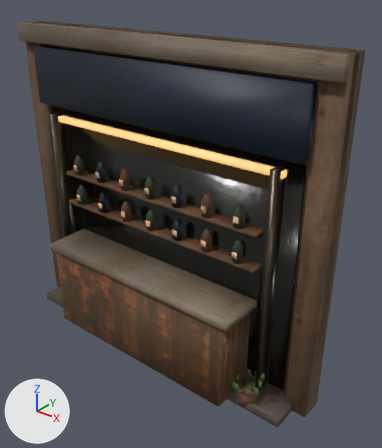
The glTF model examples/game-hanoi-city/assets/hq/buildings/mat_tien_tret_03_lod1.glb: old version first, new version second.
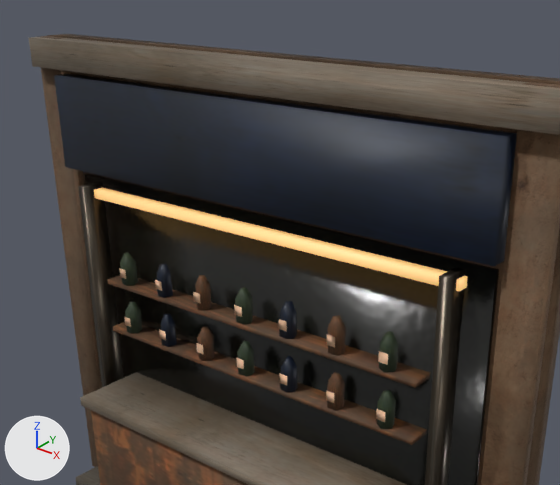
Each version appears first whole from a 50 mm camera at (5.61, -3.98, 4.17) aimed at (2.4, 0.04, 1.68), and next in a close-up on the part from 0% to 90% of the width and 0% to 67% of the height. The lights are fixed; the arrows at lower left show +X, +Y and +Z. The last two pictures show the newer version.

The scene before the commit, as lines of its bpy script (objects in view):
```python
ob_mat_tien_tret_03_001 = bpy.data.objects.new('mat_tien_tret_03.001', me_front_masonry_002)
ob_mat_tien_tret_03_001.location = (0.0, 0.0, 0.0)
```
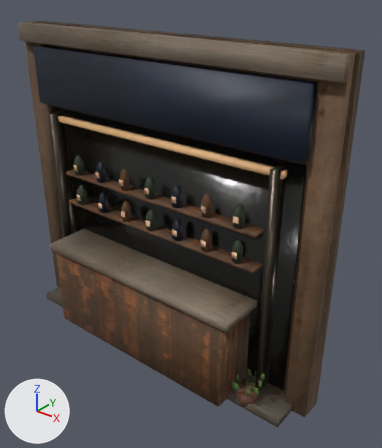
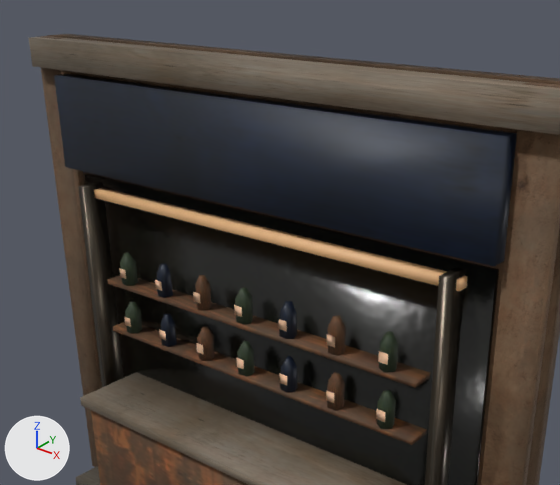
Location of each change, [x1, y1, x2, y2] in pixels of the close-ups (560 x 485 px):
'mat_tien_tret_03.001', surface changed (darker)
    both: [90, 184, 471, 311]

The change, as a list of edits to the scene's bpy script:
```text
Change mat_scanned_joinery_metal_and_fittings:
    where n0 = _N.new('ShaderNodeBsdfPrincipled'); n0.name = 'Principled BSDF'
    remove n0.inputs[28].default_value = 0.65  # 'Emission Strength'
```
